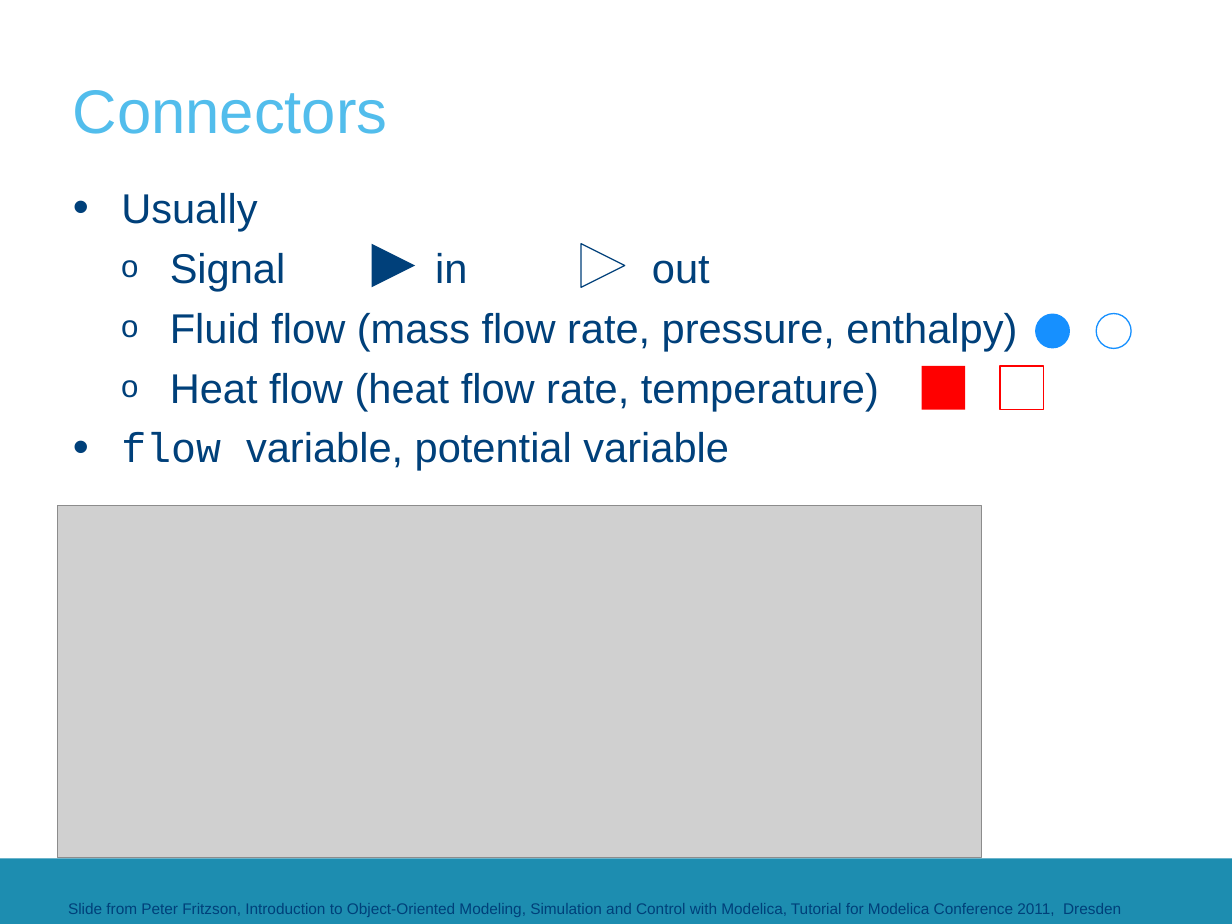
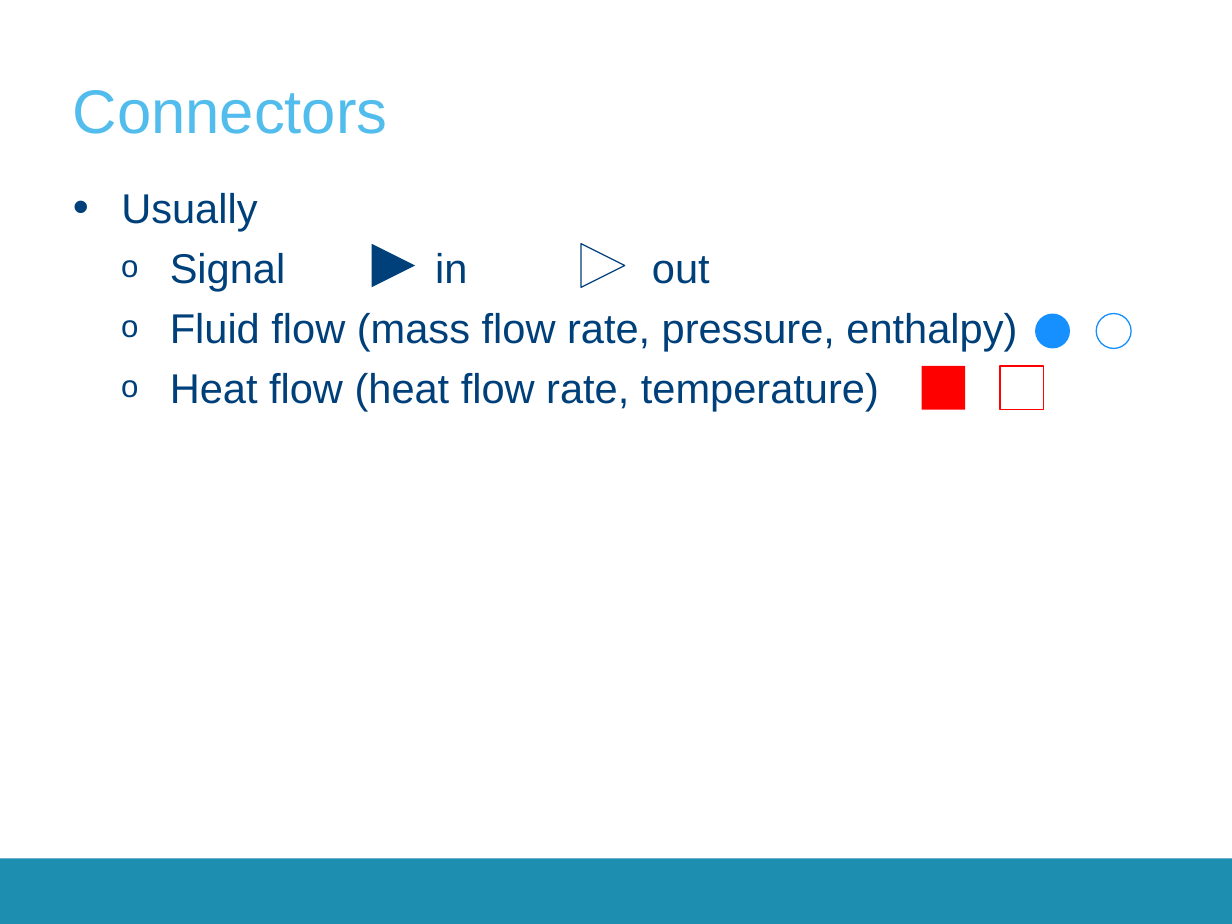
Before and after one commit to open-ideas/__CrashCourse__, a slide deck: slide 26 of 2017-2018/Presentations/CrashCourse_2016.pptx (slide 24 before the commit). Drawn at 1232x924 pixels with LibreOffice and Linux fonts; fonts in the diff are those of the drawing; grey boxes stand for pictures; background and template pictures are left out. Boxes give left, top, right and bottom in pixels: in the first picture for what was removed or moved away, otherwise in the second. Text is boxed around its words. In the diff, an @@ line names an element or a change of style, - is before the commit and + after.

```diff
--- a/2017-2018/Presentations/CrashCourse_2016.pptx
+++ b/2017-2018/Presentations/CrashCourse_2016.pptx
@@ text at (121,432,729,470): paragraph removed @@
-• flow variable, potential variable
@@ picture removed at (58,506,981,858) @@
@@ text removed at (68,903,1121,917) @@
-Slide from Peter Fritzson, Introduction to Object-Oriented Modeling, Simulation and Control with Modelica, Tutorial for Modelica Conference 2011, Dresden
```
Also in this commit, not shown: 5 other slides changed, 1 slide added.
